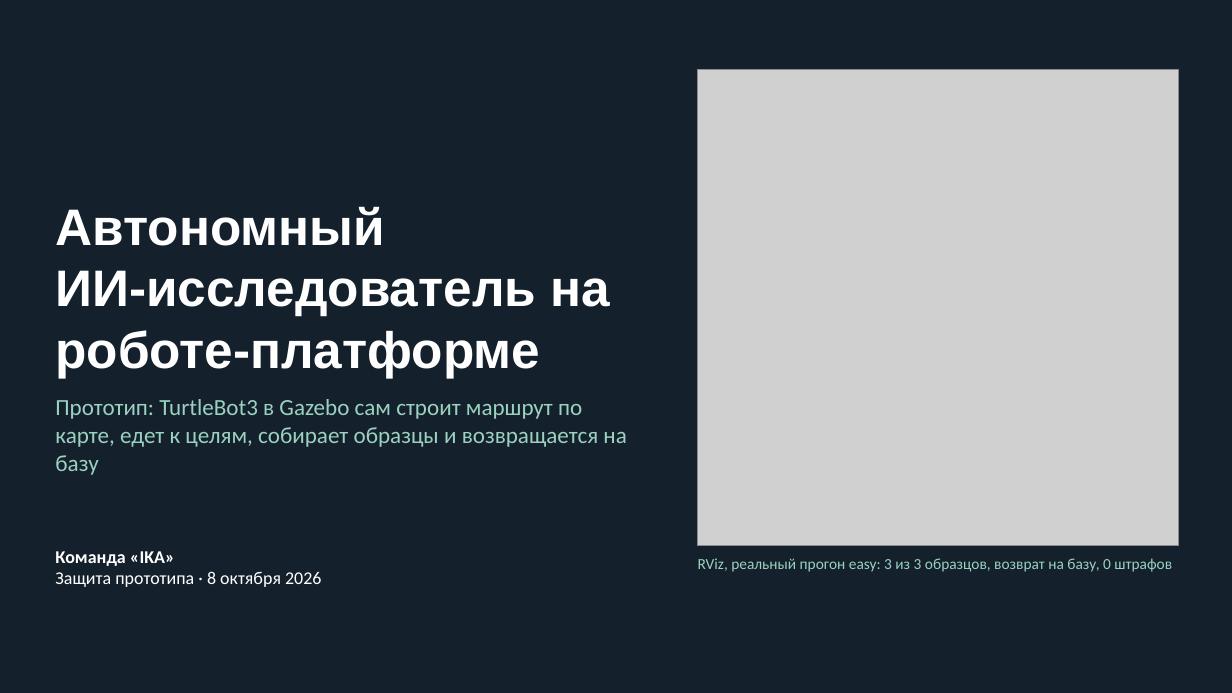
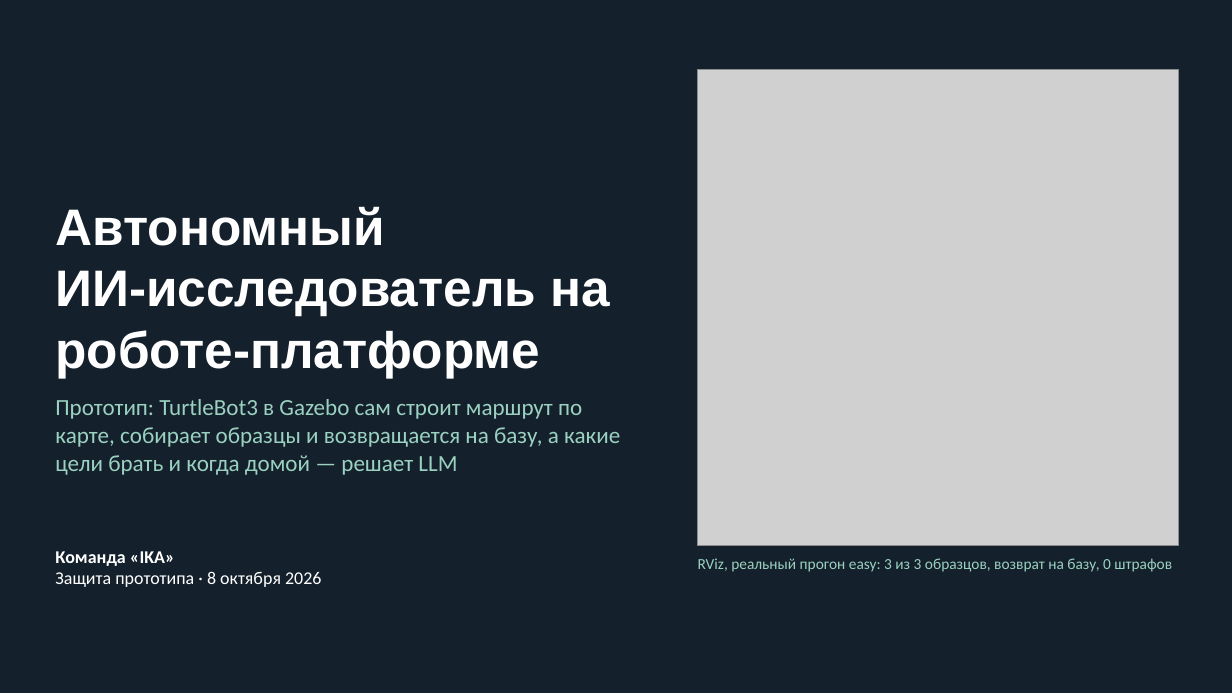
Before and after one commit to TwoToTango123/innopolis-agent-turtle, a slide deck: slide 1 of docs/DID_Hack_IKA_Защита_прототипа.pptx. Drawn at 1232x693 pixels with LibreOffice and Linux fonts; fonts in the diff are those of the drawing; grey boxes stand for pictures. Boxes give left, top, right and bottom in pixels: in the first picture for what was removed or moved away, otherwise in the second. Text is boxed around its words. In the diff, an @@ line names an element or a change of style, - is before the commit and + after.

```diff
--- a/docs/DID_Hack_IKA_Защита_прототипа.pptx
+++ b/docs/DID_Hack_IKA_Защита_прототипа.pptx
@@ text at box(55, 399, 620, 475): text changed @@
-Прототип: TurtleBot3 в Gazebo сам строит маршрут по карте, едет к целям, собирает образцы и возвращается на базу
+Прототип: TurtleBot3 в Gazebo сам строит маршрут по карте, собирает образцы и возвращается на базу, а какие цели брать и когда домой — решает LLM
```
Also in this commit, not shown: 8 other slides changed, 2 slides added.
